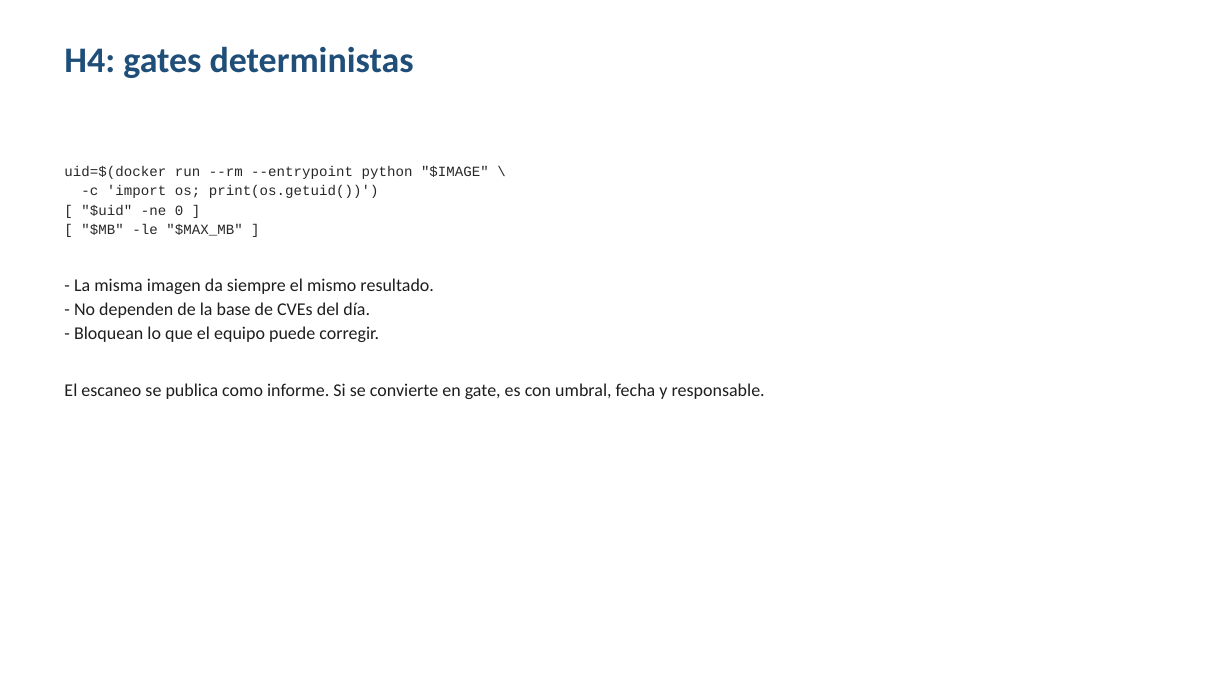
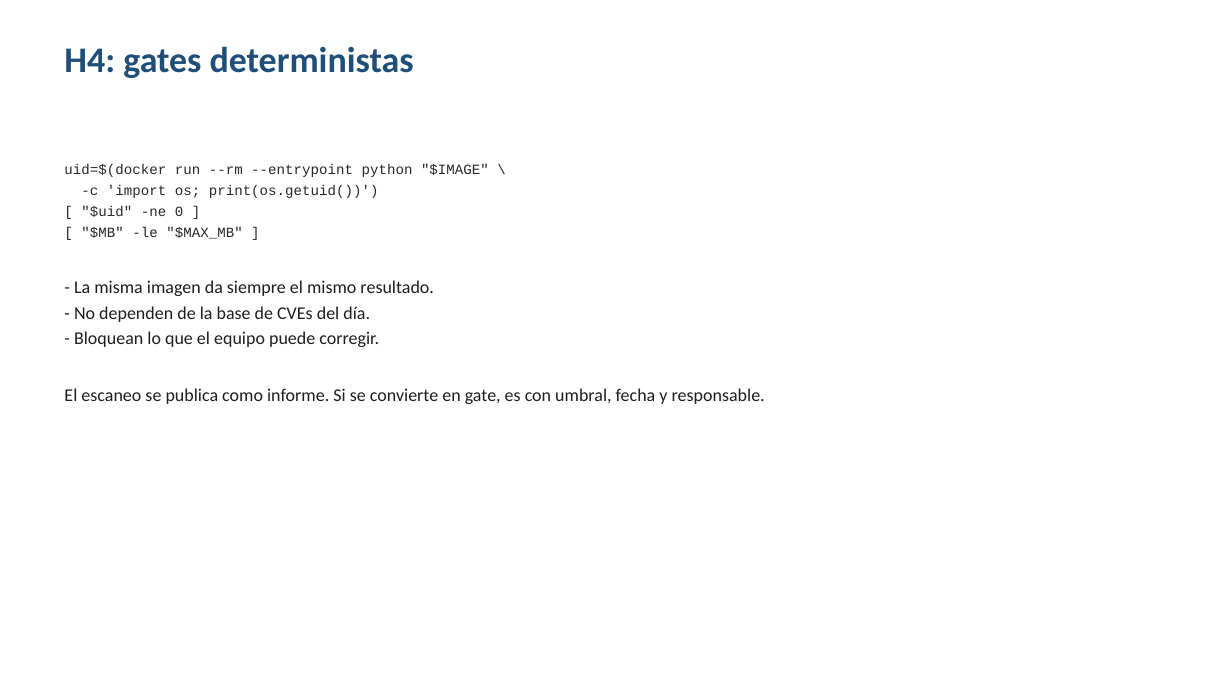
Before and after one commit to isaca0315/curso-docker, a slide deck: slide 15 of clase-04/slides.pptx. Drawn at 1232x693 pixels with LibreOffice and Linux fonts; fonts in the diff are those of the drawing. Boxes give left, top, right and bottom in pixels: in the first picture for what was removed or moved away, otherwise in the second. Text is boxed around its words. In the diff, an @@ line names an element or a change of style, - is before the commit and + after.

Commit message:
Clase 4: corregir guiones y comprobaciones verificadas en vivo

```diff
--- a/clase-04/slides.pptx
+++ b/clase-04/slides.pptx
@@ text "uid=$(docker run --rm --entrypoint python ..." at [64,164,765,404]: more space between paragraphs @@
```
Also in this commit, not shown: 21 other slides changed, 11 other files.
